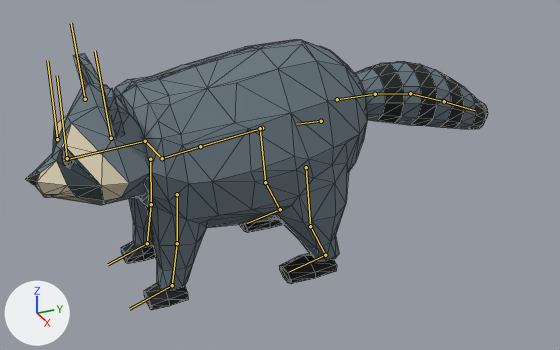
The glTF model assets/characters/raccoon_v2.glb: old version first, new version second.
Rendered twice from a 50 mm camera at (2.24, -0.764, 1.416) aimed at (0.017, 0.236, 0.305). Every picture has the same lights, and +X, +Y and +Z are marked at lower left. The older version comes first. The bones that bend it are drawn over the model as lines. Mesh edges are drawn as thin lines.

In view in the first picture: 'Raccoon'.
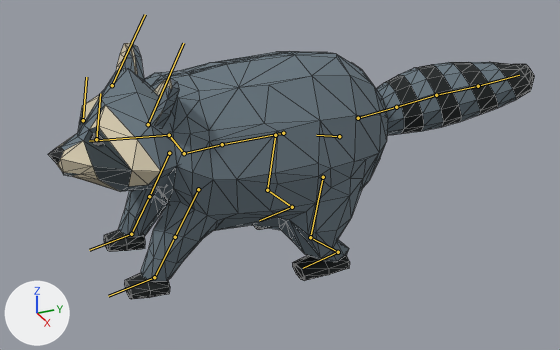
The newer file adds an action. The first version stands in its rest pose; the second is drawn at frame 4 of the action 'drag'.

Pixel boxes (x1, y1, x2, y2) of what changed, in the pictures (560 x 350 px):
'Raccoon', posed: before (26, 40, 488, 310); after (48, 43, 535, 299)
bone 'pelvis', root to tip: before (321, 121) to (297, 124); after (339, 136) to (316, 135)
bone 'spine', root to tip: before (262, 128) to (200, 146); after (283, 133) to (222, 144)
bone 'chest', root to tip: before (200, 146) to (162, 158); after (222, 144) to (184, 153)
bone 'neck', root to tip: before (162, 158) to (145, 141); after (184, 153) to (169, 135)
bone 'head', root to tip: before (145, 141) to (64, 160); after (169, 135) to (89, 141)
bone 'ear.L', root to tip: before (111, 138) to (95, 51); after (148, 124) to (183, 43)
bone 'ear.R', root to tip: before (85, 99) to (71, 23); after (112, 85) to (145, 14)
bone 'eye.L', root to tip: before (67, 158) to (57, 75); after (96, 139) to (100, 93)
bone 'eye.R', root to tip: before (57, 139) to (47, 60); after (83, 120) to (86, 77)
bone 'upperarm.L', root to tip: before (177, 194) to (177, 243); after (198, 189) to (175, 237)
bone 'forearm.L', root to tip: before (177, 243) to (172, 285); after (175, 237) to (154, 277)
bone 'hand.L', root to tip: before (172, 285) to (129, 309); after (154, 277) to (108, 296)
bone 'upperarm.R', root to tip: before (150, 159) to (151, 204); after (169, 153) to (149, 196)
bone 'forearm.R', root to tip: before (151, 204) to (147, 243); after (149, 196) to (131, 234)
bone 'hand.R', root to tip: before (147, 243) to (108, 264); after (131, 234) to (89, 250)
bone 'tail1', root to tip: before (337, 99) to (375, 94); after (358, 118) to (396, 107)
bone 'tail2', root to tip: before (375, 94) to (410, 93); after (396, 107) to (436, 95)
bone 'tail3', root to tip: before (410, 93) to (444, 101); after (436, 95) to (478, 86)
bone 'tail4', root to tip: before (444, 101) to (475, 110); after (478, 86) to (519, 75)
bone 'thigh.L', root to tip: before (306, 167) to (310, 226); after (323, 177) to (310, 237)
bone 'shin.L', root to tip: before (310, 226) to (325, 255); after (310, 237) to (338, 252)
bone 'foot.L', root to tip: before (325, 255) to (289, 271); after (338, 252) to (303, 268)
bone 'thigh.R', root to tip: before (260, 128) to (265, 182); after (275, 135) to (267, 190)
bone 'shin.R', root to tip: before (265, 182) to (280, 209); after (267, 190) to (292, 207)
bone 'foot.R', root to tip: before (280, 209) to (247, 223); after (292, 207) to (259, 220)

Patch to the scene script:
```diff
--- a/assets/characters/raccoon_v2.glb.py
+++ b/assets/characters/raccoon_v2.glb.py
@@ bone_pelvis @@
 bone_pelvis = bpy.data.objects['RaccoonRig'].pose.bones['pelvis']
-bone_pelvis.location = (0.0, 0.0, 0.0)
-bone_pelvis.rotation_quaternion = (1.0, 0.0, 0.0, 0.0)  # degrees (0, 0, 0)
+bone_pelvis.location = (0.007, -0.073, 0.062)
+bone_pelvis.rotation_quaternion = (0.996, -0.085, -0.013, -0.002)  # degrees (-10, -1, 0)
@@ bone_spine @@
 bone_spine = bpy.data.objects['RaccoonRig'].pose.bones['spine']  # child of 'pelvis'
-bone_spine.rotation_quaternion = (1.0, 0.0, 0.0, 0.0)  # degrees (0, 0, 0)
+bone_spine.rotation_quaternion = (1.0, 0.025, 0.0, 0.0)  # degrees (3, 0, 0)
@@ bone_chest @@
 bone_chest = bpy.data.objects['RaccoonRig'].pose.bones['chest']  # child of 'spine'
-bone_chest.rotation_quaternion = (1.0, 0.0, 0.0, 0.0)  # degrees (0, 0, 0)
+bone_chest.rotation_quaternion = (1.0, 0.02, 0.0, 0.0)  # degrees (2, 0, 0)
@@ bone_neck @@
 bone_neck = bpy.data.objects['RaccoonRig'].pose.bones['neck']  # child of 'chest'
-bone_neck.rotation_quaternion = (1.0, 0.0, 0.0, 0.0)  # degrees (0, 0, 0)
+bone_neck.rotation_quaternion = (1.0, 0.01, 0.0, 0.0)  # degrees (1, 0, 0)
@@ bone_head @@
 bone_head = bpy.data.objects['RaccoonRig'].pose.bones['head']  # child of 'neck'
-bone_head.rotation_quaternion = (1.0, 0.0, 0.0, 0.0)  # degrees (0, 0, 0)
+bone_head.rotation_quaternion = (0.998, -0.059, 0.0, -0.022)  # degrees (-7, 0, -2)
@@ bone_ear_l @@
 bone_ear_l = bpy.data.objects['RaccoonRig'].pose.bones['ear.L']  # child of 'head'
-bone_ear_l.rotation_quaternion = (1.0, 0.0, 0.0, 0.0)  # degrees (0, 0, 0)
+bone_ear_l.rotation_quaternion = (0.98, -0.198, 0.008, -0.009)  # degrees (-23, 1, -1)
@@ bone_ear_r @@
 bone_ear_r = bpy.data.objects['RaccoonRig'].pose.bones['ear.R']  # child of 'head'
-bone_ear_r.rotation_quaternion = (1.0, 0.0, 0.0, 0.0)  # degrees (0, 0, 0)
+bone_ear_r.rotation_quaternion = (0.98, -0.198, -0.008, 0.009)  # degrees (-23, -1, 1)
@@ bone_eye_l @@
 bone_eye_l = bpy.data.objects['RaccoonRig'].pose.bones['eye.L']  # child of 'head'
-bone_eye_l.scale = (1.0, 1.0, 1.0)
+bone_eye_l.scale = (1.0, 0.55, 1.0)
@@ bone_eye_r @@
 bone_eye_r = bpy.data.objects['RaccoonRig'].pose.bones['eye.R']  # child of 'head'
-bone_eye_r.scale = (1.0, 1.0, 1.0)
+bone_eye_r.scale = (1.0, 0.55, 1.0)
@@ bone_upperarm_l @@
 bone_upperarm_l = bpy.data.objects['RaccoonRig'].pose.bones['upperarm.L']  # child of 'chest'
-bone_upperarm_l.rotation_quaternion = (1.0, 0.0, 0.0, 0.0)  # degrees (0, 0, 0)
+bone_upperarm_l.rotation_quaternion = (0.983, -0.183, 0.0, -0.003)  # degrees (-21, 0, 0)
@@ bone_forearm_l @@
 bone_forearm_l = bpy.data.objects['RaccoonRig'].pose.bones['forearm.L']  # child of 'upperarm.L'
-bone_forearm_l.rotation_quaternion = (1.0, 0.0, 0.0, 0.0)  # degrees (0, 0, 0)
+bone_forearm_l.rotation_quaternion = (0.999, 0.051, 0.0, 0.0)  # degrees (6, 0, 0)
@@ bone_hand_l @@
 bone_hand_l = bpy.data.objects['RaccoonRig'].pose.bones['hand.L']  # child of 'forearm.L'
-bone_hand_l.rotation_quaternion = (1.0, 0.0, 0.0, 0.0)  # degrees (0, 0, 0)
+bone_hand_l.rotation_quaternion = (0.995, 0.098, 0.01, 0.0)  # degrees (11, 1, 0)
@@ bone_upperarm_r @@
 bone_upperarm_r = bpy.data.objects['RaccoonRig'].pose.bones['upperarm.R']  # child of 'chest'
-bone_upperarm_r.rotation_quaternion = (1.0, 0.0, 0.0, 0.0)  # degrees (0, 0, 0)
+bone_upperarm_r.rotation_quaternion = (0.984, -0.178, 0.0, -0.003)  # degrees (-21, 0, 0)
@@ bone_forearm_r @@
 bone_forearm_r = bpy.data.objects['RaccoonRig'].pose.bones['forearm.R']  # child of 'upperarm.R'
-bone_forearm_r.rotation_quaternion = (1.0, 0.0, 0.0, 0.0)  # degrees (0, 0, 0)
+bone_forearm_r.rotation_quaternion = (0.999, 0.051, 0.0, 0.0)  # degrees (6, 0, 0)
@@ bone_hand_r @@
 bone_hand_r = bpy.data.objects['RaccoonRig'].pose.bones['hand.R']  # child of 'forearm.R'
-bone_hand_r.rotation_quaternion = (1.0, 0.0, 0.0, 0.0)  # degrees (0, 0, 0)
+bone_hand_r.rotation_quaternion = (0.996, 0.093, 0.01, 0.0)  # degrees (11, 1, 0)
@@ bone_tail1 @@
 bone_tail1 = bpy.data.objects['RaccoonRig'].pose.bones['tail1']  # child of 'pelvis'
-bone_tail1.rotation_quaternion = (1.0, 0.0, 0.0, 0.0)  # degrees (0, 0, 0)
+bone_tail1.rotation_quaternion = (0.984, 0.167, -0.01, -0.057)  # degrees (19, 0, -7)
@@ bone_tail2 @@
 bone_tail2 = bpy.data.objects['RaccoonRig'].pose.bones['tail2']  # child of 'tail1'
-bone_tail2.rotation_quaternion = (1.0, 0.0, 0.0, 0.0)  # degrees (0, 0, 0)
+bone_tail2.rotation_quaternion = (0.995, 0.093, 0.002, -0.04)  # degrees (11, 1, -5)
@@ bone_tail3 @@
 bone_tail3 = bpy.data.objects['RaccoonRig'].pose.bones['tail3']  # child of 'tail2'
-bone_tail3.rotation_quaternion = (1.0, 0.0, 0.0, 0.0)  # degrees (0, 0, 0)
+bone_tail3.rotation_quaternion = (0.997, 0.067, 0.006, -0.022)  # degrees (8, 1, -2)
@@ bone_tail4 @@
 bone_tail4 = bpy.data.objects['RaccoonRig'].pose.bones['tail4']  # child of 'tail3'
-bone_tail4.rotation_quaternion = (1.0, 0.0, 0.0, 0.0)  # degrees (0, 0, 0)
+bone_tail4.rotation_quaternion = (0.999, 0.045, 0.0, -0.001)  # degrees (5, 0, 0)
@@ bone_thigh_l @@
 bone_thigh_l = bpy.data.objects['RaccoonRig'].pose.bones['thigh.L']  # child of 'pelvis'
-bone_thigh_l.rotation_quaternion = (1.0, 0.0, 0.0, 0.0)  # degrees (0, 0, 0)
+bone_thigh_l.rotation_quaternion = (0.999, -0.052, 0.001, -0.002)  # degrees (-6, 0, 0)
@@ bone_shin_l @@
 bone_shin_l = bpy.data.objects['RaccoonRig'].pose.bones['shin.L']  # child of 'thigh.L'
-bone_shin_l.rotation_quaternion = (1.0, 0.0, 0.0, 0.0)  # degrees (0, 0, 0)
+bone_shin_l.rotation_quaternion = (0.932, 0.363, 0.0, -0.002)  # degrees (43, 0, 0)
@@ bone_foot_l @@
 bone_foot_l = bpy.data.objects['RaccoonRig'].pose.bones['foot.L']  # child of 'shin.L'
-bone_foot_l.rotation_quaternion = (1.0, 0.0, 0.0, 0.0)  # degrees (0, 0, 0)
+bone_foot_l.rotation_quaternion = (0.973, -0.233, 0.007, -0.005)  # degrees (-27, 1, -1)
@@ bone_thigh_r @@
 bone_thigh_r = bpy.data.objects['RaccoonRig'].pose.bones['thigh.R']  # child of 'pelvis'
-bone_thigh_r.rotation_quaternion = (1.0, 0.0, 0.0, 0.0)  # degrees (0, 0, 0)
+bone_thigh_r.rotation_quaternion = (0.999, -0.035, 0.001, -0.003)  # degrees (-4, 0, 0)
@@ bone_shin_r @@
 bone_shin_r = bpy.data.objects['RaccoonRig'].pose.bones['shin.R']  # child of 'thigh.R'
-bone_shin_r.rotation_quaternion = (1.0, 0.0, 0.0, 0.0)  # degrees (0, 0, 0)
+bone_shin_r.rotation_quaternion = (0.951, 0.309, 0.0, -0.002)  # degrees (36, 0, 0)
@@ bone_foot_r @@
 bone_foot_r = bpy.data.objects['RaccoonRig'].pose.bones['foot.R']  # child of 'shin.R'
-bone_foot_r.rotation_quaternion = (1.0, 0.0, 0.0, 0.0)  # degrees (0, 0, 0)
+bone_foot_r.rotation_quaternion = (0.981, -0.193, 0.007, -0.005)  # degrees (-22, 1, -1)
```
